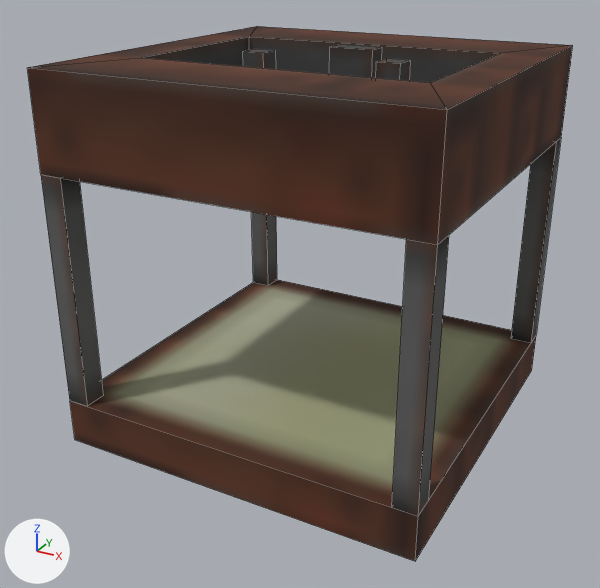
What one commit did to the OBJ model src/main/resources/assets/controlengineering/models/panel_cnc.obj.
Both versions are drawn from a camera (50 mm lens) standing at (1.478, -2.401, 1.288) and looking at (0.474, -0.576, 0.376). Arrows for +X, +Y and +Z are at lower left; the lights stay in place. Mesh edges are drawn as thin lines. Where no turn or scale is listed for an object, it has been applied to the vertices.

In view in the first picture: 'Base_Cube', 'Frame_Cube.007', 'Player_Cube.001'.
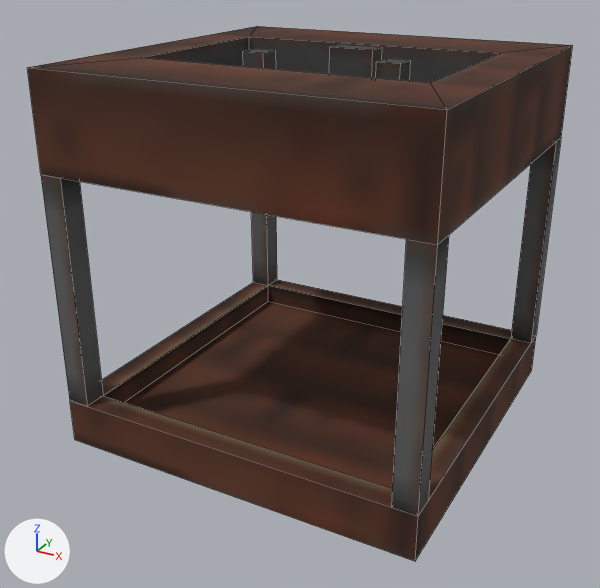
Commit message: More CNC work

Boxes (x1, y1, x2, y2) around the edits, measured in the pictures (600 x 588 px):
part 1 of me_base_cube, built on: (101, 283, 516, 491) in both

The edits, one by one:
me_base_cube is used by ob_base_cube; location (0.0, 0.0, 0.0).
me_base_cube had 8 vertices, 6 faces and spanned x 0.0..1.0, y -1.0..0.0, z 0.0..0.125.
me_base_cube now has 16 vertices, 14 faces and spans x 0.0..1.0, y -1.0..0.0, z 0.0..0.125.
Part 1, on me_base_cube:
1 face is deleted.
8 vertices are added at x 0.062..0.938, y -0.938..-0.062, z 0.063..0.125.
9 new faces join them.
